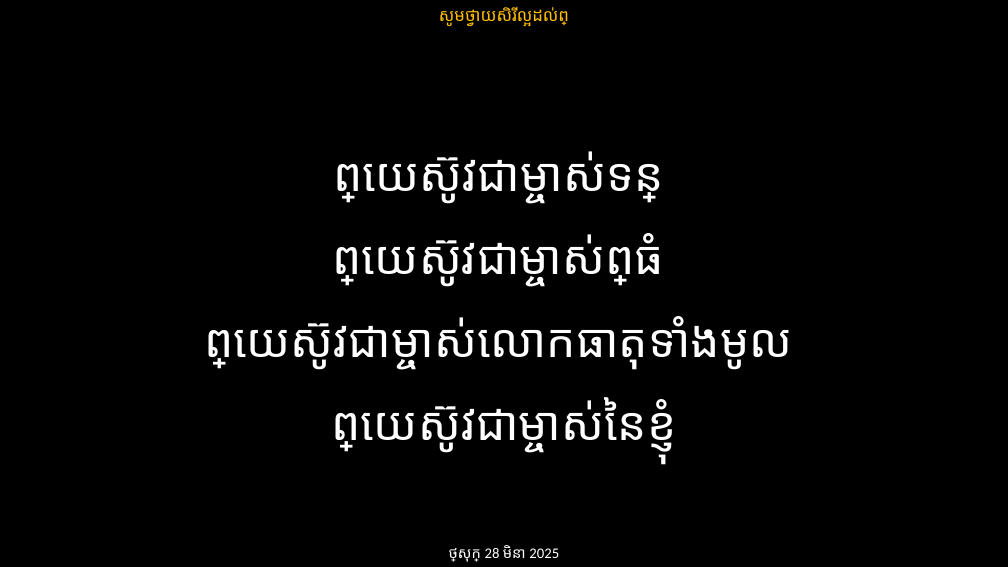
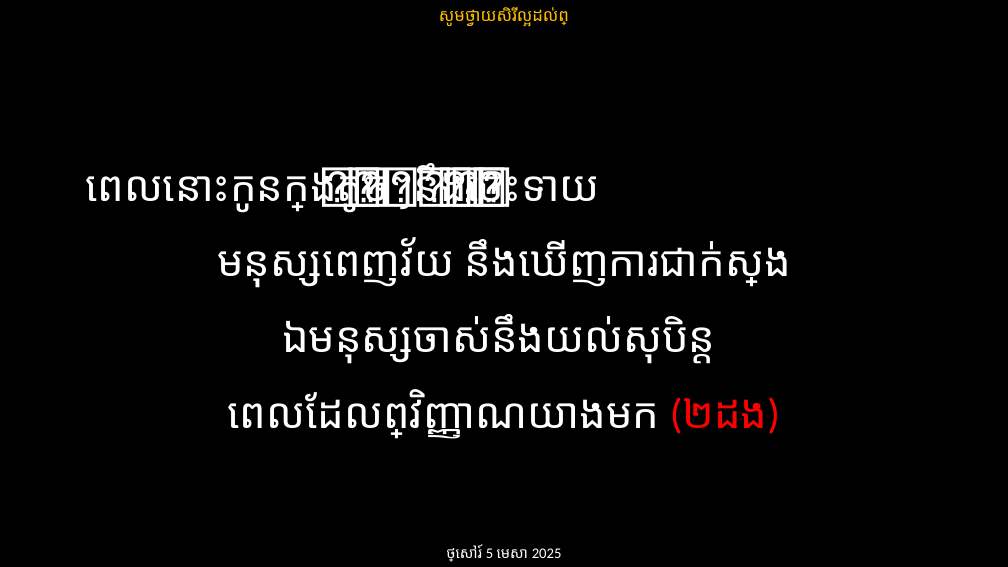
Before and after one commit to phearak2003/youth_worship, a slide deck: slide 6 of Youth Worship.pptx. Drawn at 1008x567 pixels with LibreOffice and Linux fonts; fonts in the diff are those of the drawing. Boxes give left, top, right and bottom in pixels: in the first picture for what was removed or moved away, otherwise in the second. Text is boxed around its words. In the diff, an @@ line names an element or a change of style, - is before the commit and + after.

Commit message:
06-04-25

```diff
--- a/Youth Worship.pptx
+++ b/Youth Worship.pptx
@@ text added at (85,163,791,439), 40 pt, text #FFFFFF @@
+ពេលនោះកូនក្មេងតូចៗ នឹង ចេះទាយ
+មនុស្សពេញវ័យ នឹងឃើញការជាក់ស្តែង
+ឯមនុស្សចាស់នឹងយល់សុបិន្ត
+ពេលដែលព្រះវិញ្ញាណយាងមក (២ដង)
@@ text removed at (204,151,792,452) @@
-ព្រះយេស៊ូវជាម្ចាស់ទន្លេ
-ព្រះយេស៊ូវជាម្ចាស់ព្រៃធំ
-ព្រះយេស៊ូវជាម្ចាស់លោកធាតុទាំងមូល
-ព្រះយេស៊ូវជាម្ចាស់នៃខ្ញុំ
@@ text at (446,545,562,562): text changed @@
-ថ្ងៃសុក្រ 28 មិនា 2025
+ថ្ងៃសៅរ៍ 5 មេសា 2025
```
Also in this commit, not shown: 27 other slides changed, 3 slides added, 3 slides removed.
